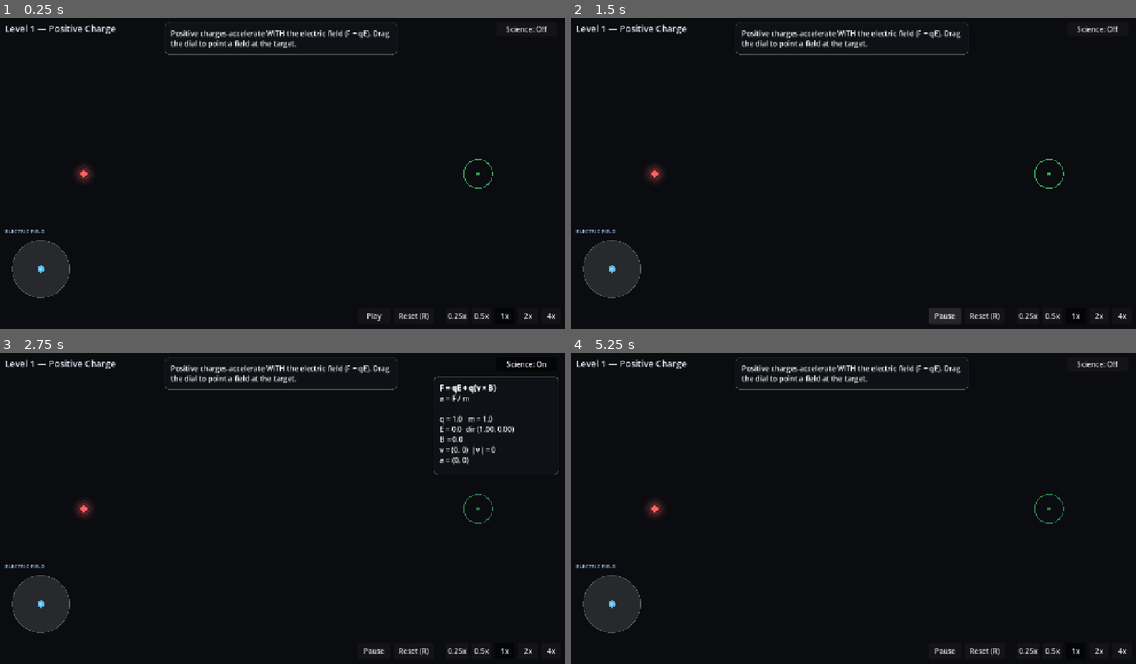
Above: before the commit, frames 1-4 (two rows, left to right).
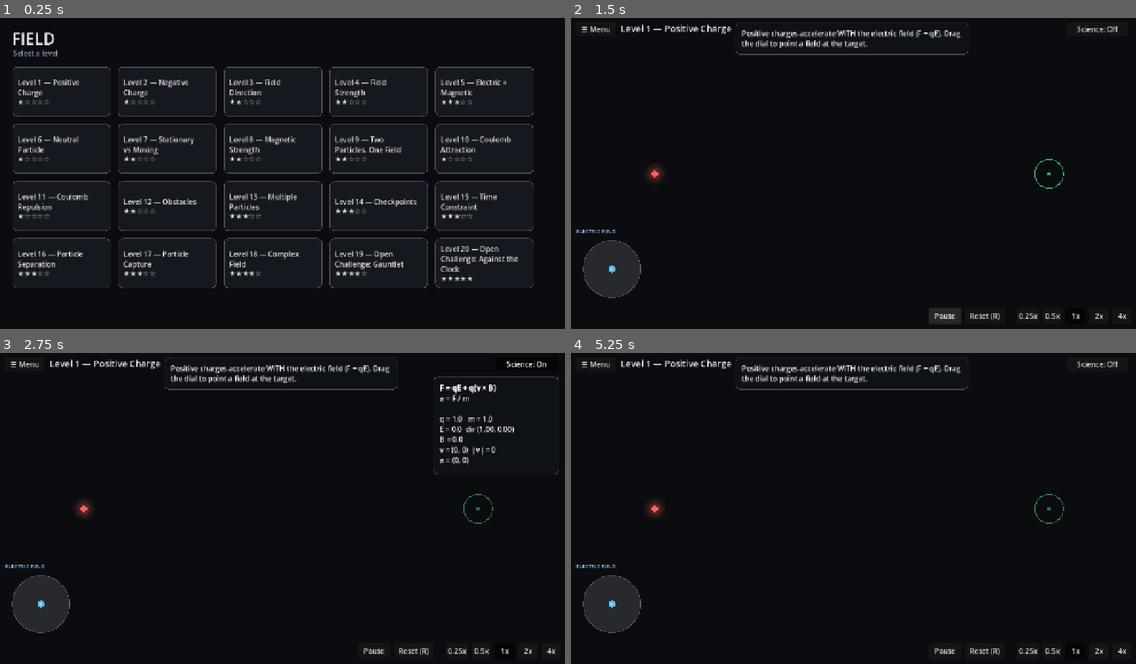
Above: after the commit, the same moments.

Repository: mguneskou/Field
Game: Godot game, scene res://scenes/main.tscn
Same seed, same stepped clock (60 frames per second), same inputs: the game is played once before the commit and once after it.
Inputs (mouse positions are in pixels of both pictures, inside the frame that each line leads up to):
- Up to frame 1 (0.25 s): no input
- Up to frame 2 (1.5 s): click (633, 92) at 0.5 s, where only the run after the commit has a clickable "Level 1 — Positive Charge ★☆☆…"; click "Play" at 1.25 s
- Up to frame 3 (2.75 s): click "Science: Off" at 2 s
- Up to frame 4 (5.25 s): click "Science: On" at 2.75 s; click "0.25x" at 3.5 s; click "0.5x" at 4.25 s; click "1x" at 5 s

The runs differ from the first frame. In frame 1, 11% of the frame differs, in the area x 0-99%, y 1-98%; in frame 2, 0.4%; in frame 3, 0.4%; in frame 4, 0.4%.

Commit message:
Add a level-select menu
Direct response to playtesting feedback: the game only supported linear
"Next Level" progression, with no way to jump to or revisit a specific
level — a real problem once there are 20 of them.

LevelSelectMenu: a scrollable grid of every level in res://levels/,
reading GameState for names/difficulty/completion state. Completed
levels get a checkmark and a green tint; clicking any card jumps
straight to that level. It's the first thing shown on launch now,
instead of always starting at level 1.

HUD gets a persistent "Menu" button (top-left) to return to level select
from inside any level, and InputController's existing (previously
unwired) ESC -> menu_requested signal now does the same thing. Main.gd
pauses the simulation and refreshes the menu's completion state whenever
returning to it. "Next Level" from the result panel still auto-advances
for players who want linear progression — this adds a second navigation
path, it doesn't replace the first.

Button text needed manual word-wrapping: Godot's Button has no built-in
autowrap option, so long level names were clipping mid-word ("Level 9 —
Two Particles, One Field" -> "Level 9 — Two Particl"). Added a small
greedy word-wrap helper rather than pulling in a richer control just for
this.

project.godot's [physics] section and header comment were auto-rewritten
by the Godot editor (triggered by the --editor --quit class-cache
rebuilds used throughout this session) — the dropped physics_ticks/
max_steps values now match engine defaults, so this is a no-op
functionally, not a deliberate settings change.

No physics/engine code touched — skipped the full slow test suite for
this UI-only change and ran the 20-level smoke test instead (unchanged
results) plus manual interactive verification of the select -> play ->
menu -> select round trip.

Diff:
--- a/project.godot
+++ b/project.godot
@@ -1,7 +1,10 @@
 ; Engine configuration file.
 ; It's best edited using the editor UI and not directly,
-; since the parameters that go here are meant to be edited
-; using the visual editor of this project.
+; since the parameters that go here are not all obvious.
+;
+; Format:
+;   [section] ; section goes between []
+;   param=value ; assign values to parameters
 
 config_version=5
 
@@ -23,11 +26,6 @@
 window/size/viewport_height=720
 window/stretch/mode="canvas_items"
 
-[physics]
-
-common/physics_ticks_per_second=60
-common/max_physics_steps_per_frame=8
-
 [rendering]
 
 renderer/rendering_method="gl_compatibility"
--- a/scenes/main.tscn
+++ b/scenes/main.tscn
@@ -1,10 +1,11 @@
-[gd_scene load_steps=6 format=3]
+[gd_scene load_steps=7 format=3]
 
 [ext_resource type="Script" path="res://scripts/main.gd" id="1"]
 [ext_resource type="Script" path="res://scripts/ui/simulation_view.gd" id="2"]
 [ext_resource type="Script" path="res://scripts/ui/hud.gd" id="3"]
 [ext_resource type="Script" path="res://scripts/level/level_manager.gd" id="4"]
 [ext_resource type="Script" path="res://scripts/game/input_controller.gd" id="5"]
+[ext_resource type="Script" path="res://scripts/ui/level_select_menu.gd" id="6"]
 
 [node name="Main" type="Node2D"]
 script = ExtResource("1")
@@ -20,3 +21,6 @@
 
 [node name="InputController" type="Node" parent="."]
 script = ExtResource("5")
+
+[node name="LevelSelectMenu" type="CanvasLayer" parent="."]
+script = ExtResource("6")
--- a/scripts/main.gd
+++ b/scripts/main.gd
@@ -1,25 +1,47 @@
 extends Node2D
-## Wires the four independent systems together: LevelManager (physics +
-## level data), SimulationView (rendering), HUD (UI), InputController
-## (raw input -> actions). None of those four know about each other.
+## Wires the five independent systems together: LevelManager (physics +
+## level data), SimulationView (rendering), HUD (in-level UI),
+## InputController (raw input -> actions), LevelSelectMenu (level
+## navigation). None of them know about each other directly.
 
 @onready var simulation_view: SimulationView = $SimulationView
 @onready var hud: HUD = $HUD
 @onready var level_manager: LevelManager = $LevelManager
 @onready var input_controller: InputController = $InputController
+@onready var level_select_menu: LevelSelectMenu = $LevelSelectMenu
 
 func _ready() -> void:
 	simulation_view.setup(level_manager)
 	hud.setup(level_manager)
+	level_select_menu.setup()
 
 	hud.play_pause_pressed.connect(_on_play_pause)
 	hud.reset_pressed.connect(_on_reset)
 	hud.continue_requested.connect(_on_continue)
 	hud.retry_requested.connect(_on_reset)
+	hud.menu_requested.connect(_show_menu)
 
 	input_controller.pause_toggled.connect(_on_play_pause)
 	input_controller.reset_requested.connect(_on_reset)
+	input_controller.menu_requested.connect(_show_menu)
 
+	level_select_menu.level_selected.connect(_on_level_selected)
+
+	_show_menu()
+
+func _show_menu() -> void:
+	level_manager.pause()
+	hud.set_play_pause_label(false)
+	hud.hide()
+	simulation_view.hide()
+	level_select_menu.refresh()
+	level_select_menu.show()
+
+func _on_level_selected(index: int) -> void:
+	GameState.current_level_index = index
+	level_select_menu.hide()
+	hud.show()
+	simulation_view.show()
 	_load_current_level()
 
 func _load_current_level() -> void:
@@ -31,10 +53,14 @@
 	level_manager.load_level(level)
 
 func _on_play_pause() -> void:
+	if level_select_menu.visible:
+		return
 	level_manager.toggle_play_pause()
 	hud.set_play_pause_label(level_manager.is_running)
 
 func _on_reset() -> void:
+	if level_select_menu.visible:
+		return
 	level_manager.reset()
 	hud.set_play_pause_label(false)
 
@@ -42,3 +68,5 @@
 	if GameState.has_next_level():
 		GameState.advance_to_next_level()
 		_load_current_level()
+	else:
+		_show_menu()
--- a/scripts/ui/hud.gd
+++ b/scripts/ui/hud.gd
@@ -10,6 +10,7 @@
 signal play_pause_pressed
 signal continue_requested
 signal retry_requested
+signal menu_requested
 
 var level_manager: LevelManager
 
@@ -73,10 +74,18 @@
 	return p
 
 func _build_top_bar(root: Control) -> void:
+	var menu_button := Button.new()
+	menu_button.text = "☰ Menu"
+	menu_button.position = Vector2(24, 20)
+	menu_button.custom_minimum_size = Vector2(88, 32)
+	menu_button.mouse_filter = Control.MOUSE_FILTER_STOP
+	menu_button.pressed.connect(func(): menu_requested.emit())
+	root.add_child(menu_button)
+
 	_level_title = Label.new()
 	_level_title.add_theme_font_size_override("font_size", 20)
 	_level_title.add_theme_color_override("font_color", Color(0.9, 0.92, 0.96))
-	_level_title.position = Vector2(24, 20)
+	_level_title.position = Vector2(124, 20)
 	root.add_child(_level_title)
 
 	_science_button = Button.new()
--- /dev/null
+++ b/scripts/ui/level_select_menu.gd
@@ -0,0 +1,117 @@
+class_name LevelSelectMenu
+extends CanvasLayer
+## The level-select screen: a scrollable grid of every level in
+## res://levels/, showing completion state, that lets the player jump
+## directly to any level instead of only stepping through "Next Level."
+## Pure UI — reads GameState for the level list/results, never touches
+## PhysicsWorld or LevelManager.
+
+signal level_selected(index: int)
+
+var _grid: GridContainer
+var _buttons: Array[Button] = []
+
+const COLUMNS := 5
+const CARD_SIZE := Vector2(220, 112)
+
+func setup() -> void:
+	_build_ui()
+	refresh()
+
+func _build_ui() -> void:
+	var root := Control.new()
+	root.set_anchors_preset(Control.PRESET_FULL_RECT)
+	root.mouse_filter = Control.MOUSE_FILTER_IGNORE
+	add_child(root)
+
+	var title := Label.new()
+	title.text = "FIELD"
+	title.add_theme_font_size_override("font_size", 36)
+	title.add_theme_color_override("font_color", Color(0.9, 0.92, 0.96))
+	title.position = Vector2(40, 32)
+	root.add_child(title)
+
+	var subtitle := Label.new()
+	subtitle.text = "Select a level"
+	subtitle.add_theme_font_size_override("font_size", 16)
+	subtitle.add_theme_color_override("font_color", Color(0.55, 0.6, 0.68))
+	subtitle.position = Vector2(42, 78)
+	root.add_child(subtitle)
+
+	var scroll := ScrollContainer.new()
+	scroll.position = Vector2(40, 120)
+	scroll.custom_minimum_size = Vector2(1280 - 80, 720 - 160)
+	scroll.mouse_filter = Control.MOUSE_FILTER_PASS
+	root.add_child(scroll)
+
+	_grid = GridContainer.new()
+	_grid.columns = COLUMNS
+	_grid.add_theme_constant_override("h_separation", 16)
+	_grid.add_theme_constant_override("v_separation", 16)
+	scroll.add_child(_grid)
+
+## Rebuilds the level cards from GameState's current level list/results.
+## Call again whenever completion state may have changed (e.g. on
+## returning to the menu after finishing a level).
+func refresh() -> void:
+	for child in _grid.get_children():
+		child.queue_free()
+	_buttons.clear()
+
+	for i in range(GameState.level_paths.size()):
+		var path: String = GameState.level_paths[i]
+		var level: LevelDefinition = load(path)
+		if level == null:
+			continue
+		_grid.add_child(_build_card(i, level))
+
+func _build_card(index: int, level: LevelDefinition) -> Control:
+	var result: Dictionary = GameState.results.get(level.id, {})
+	var completed: bool = result.get("completed", false)
+
+	var button := Button.new()
+	button.custom_minimum_size = CARD_SIZE
+	button.mouse_filter = Control.MOUSE_FILTER_STOP
+	button.clip_text = false
+	button.alignment = HORIZONTAL_ALIGNMENT_LEFT
+	button.text = "%s%s\n\n%s" % [
+		"✓  " if completed else "",
+		_wrap_text(level.level_name, 22),
+		_difficulty_stars(level.difficulty),
+	]
+
+	var style := StyleBoxFlat.new()
+	style.bg_color = Color(0.13, 0.32, 0.18, 0.9) if completed else Color(0.09, 0.10, 0.13, 0.9)
+	style.set_corner_radius_all(10)
+	style.set_content_margin_all(12)
+	style.border_color = Color(0.4, 0.85, 0.5, 0.5) if completed else Color(1, 1, 1, 0.08)
+	style.set_border_width_all(1)
+	button.add_theme_stylebox_override("normal", style)
+
+	var hover_style: StyleBoxFlat = style.duplicate()
+	hover_style.bg_color = style.bg_color.lightened(0.12)
+	button.add_theme_stylebox_override("hover", hover_style)
+
+	button.pressed.connect(func(): level_selected.emit(index))
+	_buttons.append(button)
+	return button
+
+func _difficulty_stars(difficulty: int) -> String:
+	return "★".repeat(clamp(difficulty, 0, 5)) + "☆".repeat(5 - clamp(difficulty, 0, 5))
+
+## Simple greedy word-wrap — Button's built-in text has no autowrap
+## option, so long level names are wrapped manually before assignment.
+func _wrap_text(text: String, max_chars: int) -> String:
+	var words := text.split(" ")
+	var lines: Array[String] = []
+	var current := ""
+	for word in words:
+		var candidate: String = word if current.is_empty() else current + " " + word
+		if candidate.length() > max_chars and not current.is_empty():
+			lines.append(current)
+			current = word
+		else:
+			current = candidate
+	if not current.is_empty():
+		lines.append(current)
+	return "\n".join(lines)
Not shown, added: scripts/ui/level_select_menu.gd.uid
